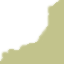
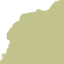
Layers edited between the first and the second 64×64 image:
painted on "Layer copy" over [1,0,59,56]
